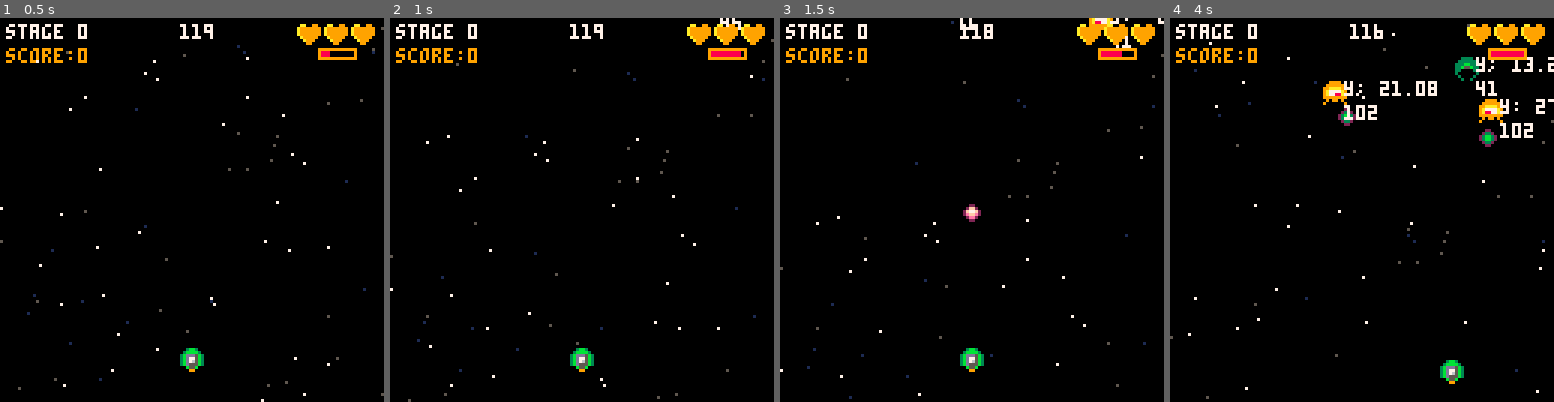
Above: before the commit, frames 1-4 (left to right).
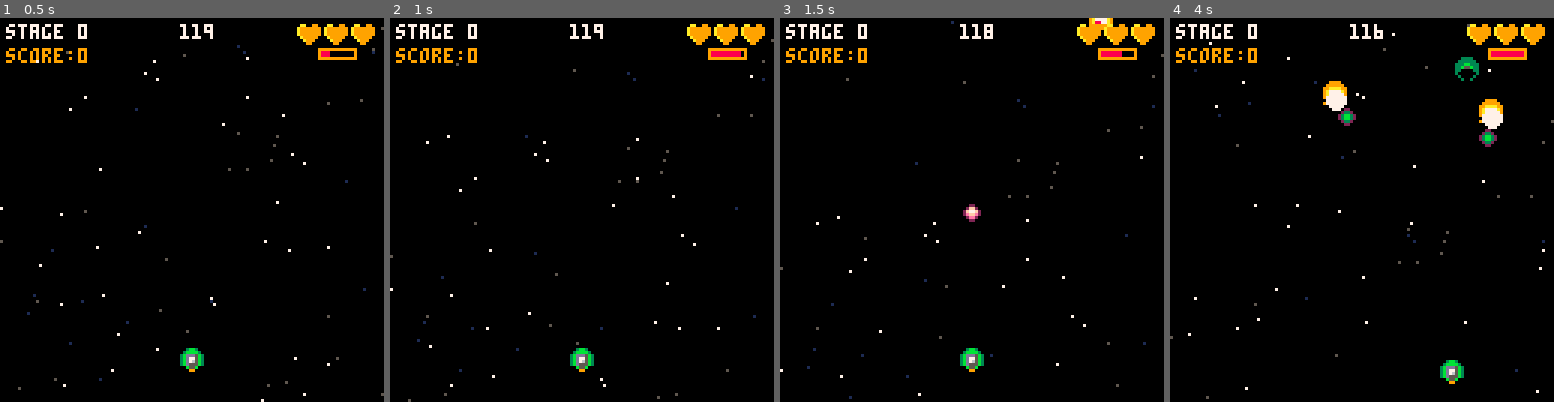
Above: after the commit, the same moments.

Repository: eSuardOdin/my_pico-8_games
Game: PICO-8 cartridge shmup/smgu.p8
Same seed, same stepped clock (60 frames per second), same inputs: the game is played once before the commit and once after it.
Inputs:
- Up to frame 1 (0.5 s): tap X (X key) at 0.33 s
- Up to frame 2 (1 s): no input
- Up to frame 3 (1.5 s): tap X (X key) at 1.07 s
- Up to frame 4 (4 s): hold Right 1.6-2.1 s; tap X (X key) at 1.85, 2.97 s; hold Up 2.15-2.42 s; hold Right 2.47-3.03 s; hold Left 3.08-3.58 s; hold Down 3.63-3.97 s

Frame 1 is identical in both runs. In frame 2, less than 0.1% of the frame differs, in the area x 85-92%, y 0-4%; in frame 3, 0.1%; in frame 4, 1.6%, in the area x 40-100%, y 10-32%.

Commit message:
flash fire

Diff:
--- a/shmup/smgu.p8
+++ b/shmup/smgu.p8
@@ -346,6 +346,7 @@
 	_e.n_sprite=i_n_sprite
 	_e.pv=i_pv
 	_e.atk=i_atk
+	_e.type=_type
 	--todo : atk as a pointer to function
 	return _e
 end
@@ -471,13 +472,18 @@
 --draw enemies--
 function drw_enemies()
 	if(#e_table!=0)then
-		--local _n = 0
 		for e in all(e_table)do
 			spr(e.sprite,e.x,e.y)
-			print("y: "..e.y,e.x+7,e.y,7)
-			print(e.load,e.x+7,e.y+8,7)
-			--_n+=8
-			--drw_hb(e)
+			if(e.type==2and e.y>5 and e.y<105)then
+			--draw firing circle
+				if(e.load>e.rate-6)then
+					circfill(e.x+4,e.y+6,e.rate-e.load,7)
+				end
+				--draw loading enemy
+				if(e.load<=5)then
+					spr(41+e.load,e.x+4,e.y+4)
+				end
+			end
 		end
 	end
 end
@@ -568,7 +574,7 @@
 		 and a.hbox.x2+a.x>=b.hbox.x1+b.x)then
 	  return true
 	 end
-	else -- player
+	else --player
 	 if(a.y1+p_y<=b.hbox.y2+b.y
 			 and a.y2+p_y>=b.hbox.y1+b.y
 			 and a.x1+p_x<=b.hbox.x2+b.x
@@ -688,14 +694,14 @@
 002ee20000233200001cc10000000000000000000000000000000000000000000000000000000000000000000000000000000000000000000000000022222222
 00022000000220000001100000000000000000000000000000000000000000000000000000000000000000000000000000000000000000000000000022222222
 00000000000000000000000000000000000000000000000000000000000000000000000000000000000000000000000000000000000000000000000022222222
-00000000000000000000000000000000000000000000000000000000000000000000000000000000000000000000000000000000000000000000000033333333
-000000000000000000077000007aa70000a99a000090090000000000000000000000000000000000000000000000000000000000000000000000000033033033
-0000000000777000007aa70007a99a700a9009a00900009000000000000000000000000000000000000000000000000000000000000000000000000033333333
-00077000007aa70007a99a700a9009a0090000900000000000000000000000000000000000000000000000000000000000000000000000000000000033333333
-0000000000077700007aa70007a99a700a9009a00900009000000000000000000000000000000000000000000000000000000000000000000000000033333333
-000000000000000000077000007aa70000a99a000090090000000000000000000000000000000000000000000000000000000000000000000000000033333333
-00000000000000000000000000000000000000000000000000000000000000000000000000000000000000000000000000000000000000000000000033333333
-00000000000000000000000000000000000000000000000000000000000000000000000000000000000000000000000000000000000000000000000033333333
+00000000000000000000000000000000000000000000000000000000000000000000000000000000000000000000000030000003300000033000000333333333
+000000000000000000077000007aa70000a99a000090090000000000000000000000000000000000000000000300003003000030030000300000000033033033
+0000000000777000007aa70007a99a700a9009a00900009000000000000000000000000000000000003003000030030000300300000000000000000033333333
+00077000007aa70007a99a700a9009a00900009000000000000000000000000000000000000b7000000bb0000003b00000000000000000000000000033333333
+0000000000077700007aa70007a99a700a9009a0090000900000000000000000000000000007b000000bb000000b300000000000000000000000000033333333
+000000000000000000077000007aa70000a99a000090090000000000000000000000000000000000003003000030030000300300000000000000000033333333
+00000000000000000000000000000000000000000000000000000000000000000000000000000000000000000300003003000030030000300000000033333333
+00000000000000000000000000000000000000000000000000000000000000000000000000000000000000000000000030000003300000033000000333333333
 00333300000330008800008800800800009999000099990000999900000000000000000000000000000000000000000000000000000000000000000000000000
 03333330003333008880088808800880099999900999999009999990000000000000000000000000000000000000000000000000000000000000000000000000
 333bb33303333330888888880880088099aaaa9999aaaa9999aaaa99000000000000000000000000000000000000000000000000000000000000000000000000
